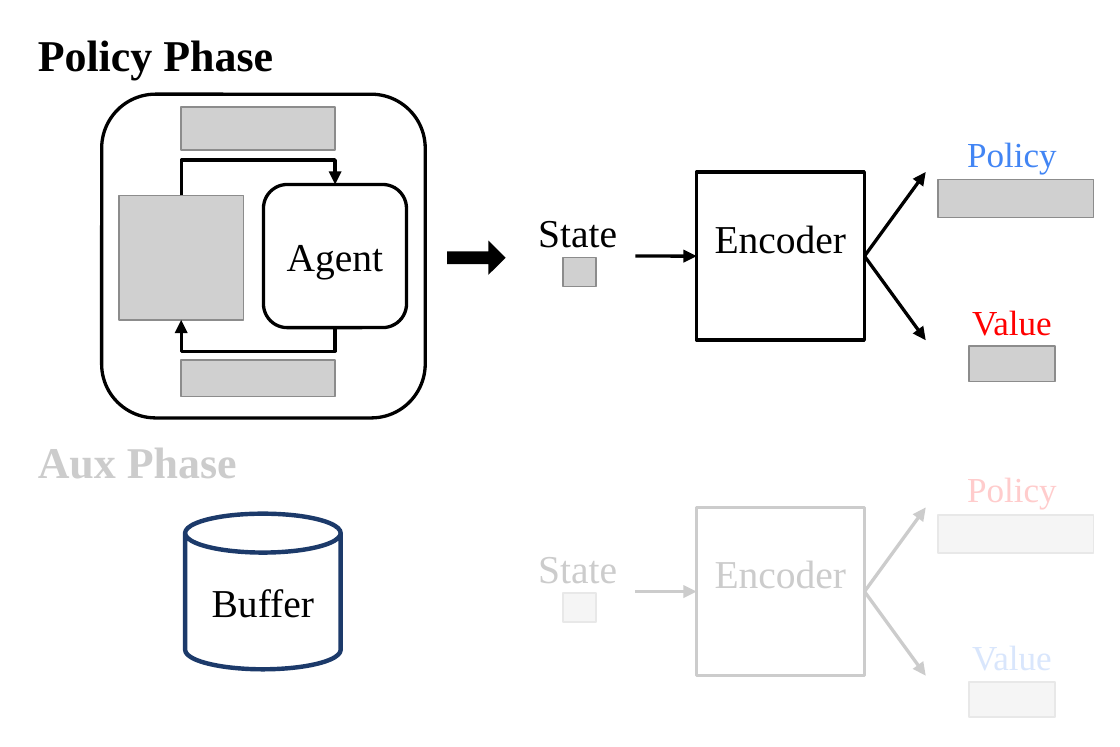
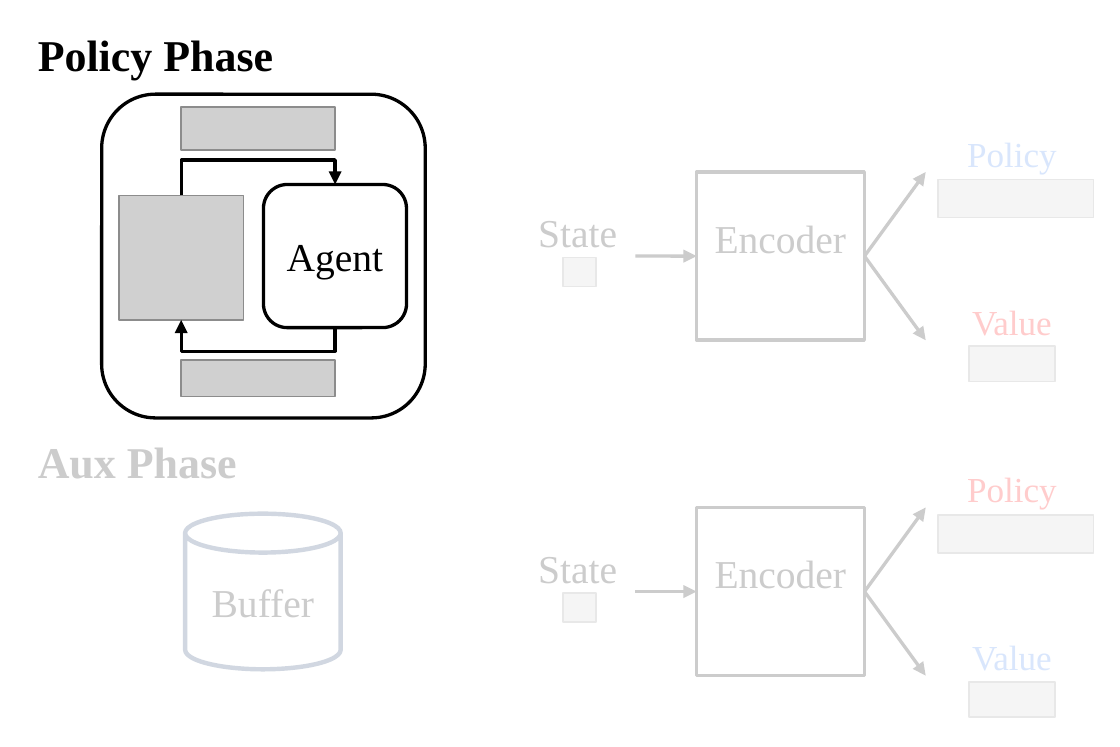
Before and after one commit to symoon11/symoon11.github.io, a slide deck: slide 1 of images/moon22neurips.pptx. Drawn at 1120x747 pixels with LibreOffice and Linux fonts; fonts in the diff are those of the drawing; grey boxes stand for pictures; background and template pictures are left out. Boxes give left, top, right and bottom in pixels: in the first picture for what was removed or moved away, otherwise in the second. Text is boxed around its words. In the diff, an @@ line names an element or a change of style, - is before the commit and + after.

```diff
--- a/images/moon22neurips.pptx
+++ b/images/moon22neurips.pptx
@@ rectangle added at [504, 133, 1106, 390], fill #FFFFFF at 80% opacity @@
@@ down arrow removed at [448, 239, 506, 274] @@
@@ rectangle: place and size @@
-rectangle at [27, 427, 240, 496]
+rectangle at [27, 427, 425, 681]
```
Also in this commit, not shown: 4 other slides changed, 3 slides added, 4 other files.
